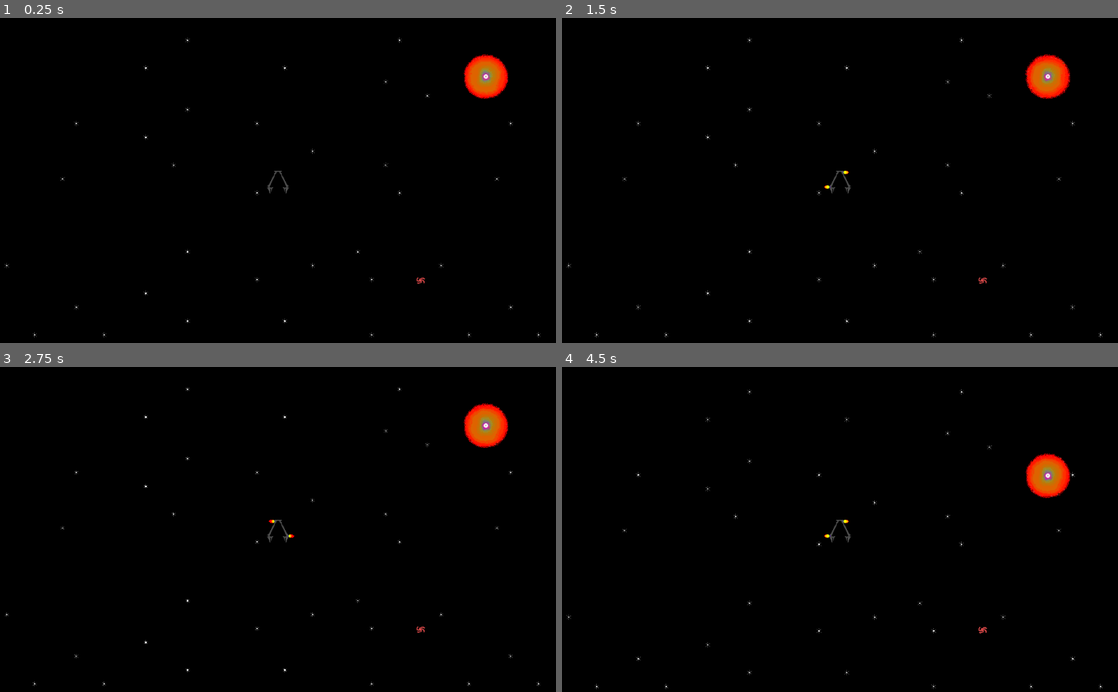
Above: before the commit, frames 1-4 (two rows, left to right).
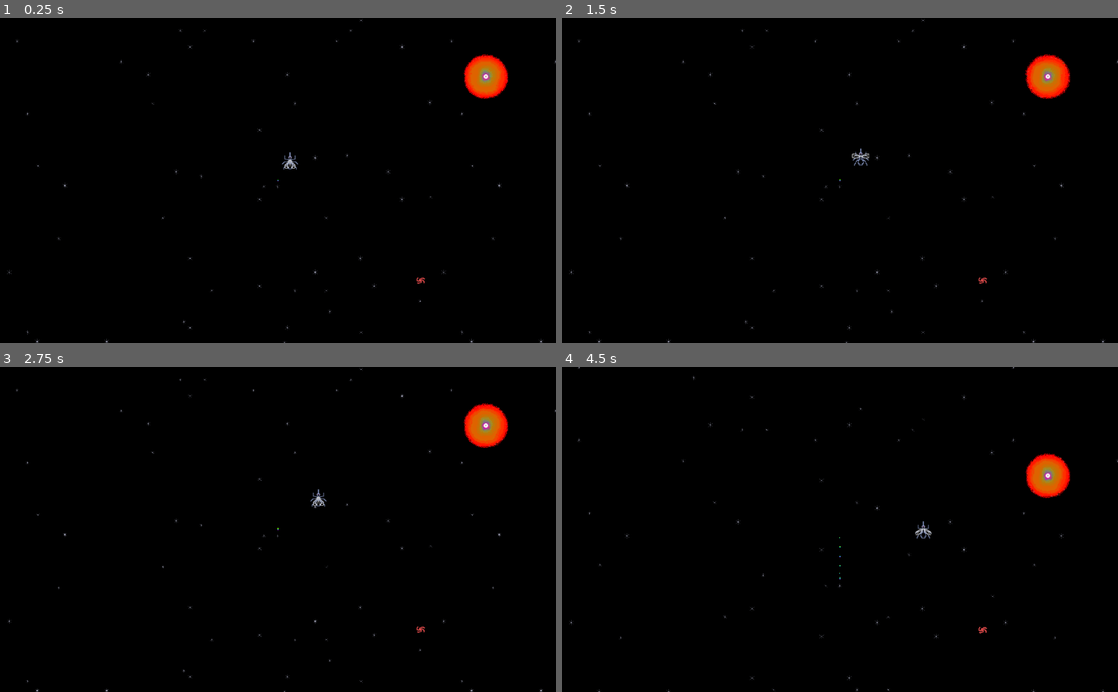
Above: after the commit, the same moments.

Repository: 8Mobius8/NuttySpace
Game: Godot game, scene res://Main.tscn
Two runs of this game, one before a commit and one after it. Both use one fixed random seed, a clock stepped at 60 frames per second and the inputs below.
Inputs:
- Up to frame 1 (0.25 s): no input
- Up to frame 2 (1.5 s): hold Right (ui_right) 0.53-1.28 s; hold Left (ui_left) from 1.28 s (still down)
- Up to frame 3 (2.75 s): release Left (ui_left) at 2.03 s; hold Right (ui_right) from 2.03 s (still down)
- Up to frame 4 (4.5 s): release Right (ui_right) at 2.78 s; hold Up (ui_up) 2.78-3.53 s; hold Left (ui_left) from 3.53 s (still down)

The runs differ from the first frame. In frame 1, 0.5% of the frame differs, in the area x 0-100%, y 0-100%; in frame 2, 0.5%; in frame 3, 0.5%; in frame 4, 0.5%.

Commit message:
Add new Engine and Miskito enemy

Diff:
--- /dev/null
+++ b/Engine.tscn
@@ -0,0 +1,34 @@
+[gd_scene load_steps=5 format=2]
+
+[ext_resource path="res://art/Engine.png" type="Texture" id=1]
+
+[sub_resource type="Gradient" id=1]
+offsets = PoolRealArray( 0, 0, 5.60519e-45, 9.20723e-41, 1.14855e-40, 4.59177e-40, 0.255034, 0.345638, 0.959732, 1, 2.42879e+32 )
+colors = PoolColorArray( 1, 0.74902, 0, 1, 0.501961, 1, 0, 1, 0, 1, 0.25098, 1, 0, 1, 1, 1, 0, 0.25098, 1, 1, 0.584314, 0, 1, 1, 1, 0, 0, 1, 0.727991, 0, 0.884787, 1, 0.828425, 0, 0.804251, 1, 1, 0, 0.666667, 1, 1, 1, 1, 1 )
+
+[sub_resource type="GradientTexture" id=2]
+gradient = SubResource( 1 )
+
+[sub_resource type="ParticlesMaterial" id=3]
+emission_shape = 1
+emission_sphere_radius = 1.0
+flag_disable_z = true
+spread = 180.0
+gravity = Vector3( 0, 0, 0 )
+initial_velocity = 100.0
+orbit_velocity = 0.0
+orbit_velocity_random = 0.0
+linear_accel = -1.0
+radial_accel = -1.0
+tangential_accel = -1.0
+color_ramp = SubResource( 2 )
+
+[node name="Engine" type="Node2D"]
+
+[node name="Sprite" type="Sprite" parent="."]
+texture = ExtResource( 1 )
+
+[node name="Particles2D" type="Particles2D" parent="."]
+amount = 100
+process_material = SubResource( 3 )
+texture = ExtResource( 1 )
--- a/Main.tscn
+++ b/Main.tscn
@@ -1,8 +1,9 @@
-[gd_scene load_steps=4 format=2]
+[gd_scene load_steps=5 format=2]
 
 [ext_resource path="res://Star.tscn" type="PackedScene" id=1]
 [ext_resource path="res://Ship.tscn" type="PackedScene" id=2]
 [ext_resource path="res://SpaceBackground.tscn" type="PackedScene" id=3]
+[ext_resource path="res://Miskito.tscn" type="PackedScene" id=4]
 
 [node name="Main" type="Node"]
 
@@ -14,3 +15,6 @@
 thruster_magnitude = 100
 
 [node name="SpaceBackground" parent="." instance=ExtResource( 3 )]
+
+[node name="Miskito" parent="." instance=ExtResource( 4 )]
+position = Vector2( 206.198, 456.29 )
--- /dev/null
+++ b/Miskito.tscn
@@ -0,0 +1,25 @@
+[gd_scene load_steps=6 format=2]
+
+[ext_resource path="res://art/enemy_miskito_idle0.png" type="Texture" id=1]
+[ext_resource path="res://art/enemy_miskito_idle1.png" type="Texture" id=2]
+[ext_resource path="res://art/enemy_miskito_idle2.png" type="Texture" id=3]
+[ext_resource path="res://art/enemy_miskito_idle3.png" type="Texture" id=4]
+
+[sub_resource type="SpriteFrames" id=1]
+animations = [ {
+"frames": [ ExtResource( 1 ), ExtResource( 2 ), ExtResource( 3 ), ExtResource( 4 ) ],
+"loop": true,
+"name": "idle",
+"speed": 5.0
+} ]
+
+[node name="Miskito" type="RigidBody2D"]
+
+[node name="AnimatedSprite" type="AnimatedSprite" parent="."]
+frames = SubResource( 1 )
+animation = "idle"
+frame = 1
+playing = true
+
+[node name="CollisionPolygon2D" type="CollisionPolygon2D" parent="."]
+polygon = PoolVector2Array( -0.0254059, -16.4912, 9.68742, -10.2333, 15.7498, -6.58283, 15.4238, 6.12858, 13.8594, 9.58347, 11.5126, 16.1673, -11.6938, 15.9718, -14.0405, 8.86642, -16.0613, 4.49891, -15.605, -6.51764, -9.67304, -9.97254 )
--- a/Ship.tscn
+++ b/Ship.tscn
@@ -38,6 +38,7 @@
 [ext_resource path="res://art/ship_forward3.png" type="Texture" id=36]
 [ext_resource path="res://art/ship_forward4.png" type="Texture" id=37]
 [ext_resource path="res://art/ship_forward5.png" type="Texture" id=38]
+[ext_resource path="res://art/player_bullet_0.png" type="Texture" id=39]
 
 [sub_resource type="SpriteFrames" id=1]
 animations = [ {
@@ -79,25 +80,51 @@
 
 [sub_resource type="ConvexPolygonShape2D" id=2]
 
+[sub_resource type="ParticlesMaterial" id=3]
+emission_shape = 4
+emission_point_count = 1
+flag_disable_z = true
+flatness = 0.45
+gravity = Vector3( 0, 0, 0 )
+orbit_velocity = 0.0
+orbit_velocity_random = 0.0
+linear_accel = 1.0
+scale = 0.25
+scale_random = 0.01
+
 [node name="Ship" type="RigidBody2D"]
+position = Vector2( -5.6545, 0 )
 collision_layer = 2
 collision_mask = 13
 contacts_reported = 1
 contact_monitor = true
 script = ExtResource( 1 )
+__meta__ = {
+"_edit_group_": true
+}
 thruster_magnitude = 250
 
 [node name="AnimatedSprite" type="AnimatedSprite" parent="."]
+visible = false
 frames = SubResource( 1 )
-animation = "rotateStart"
-frame = 5
+animation = "idle"
 
 [node name="CollisionShape2D" type="CollisionShape2D" parent="."]
+visible = false
 position = Vector2( -0.085691, 3.01547 )
 scale = Vector2( 3, 3.5 )
 shape = SubResource( 2 )
 
 [node name="Camera2D" type="Camera2D" parent="."]
+visible = false
 current = true
 drag_margin_h_enabled = false
 drag_margin_v_enabled = false
+
+[node name="Particles2D" type="Particles2D" parent="."]
+rotation = 1.5708
+lifetime = 2.0
+local_coords = false
+draw_order = 1
+process_material = SubResource( 3 )
+texture = ExtResource( 39 )
--- a/SpaceBackground.tscn
+++ b/SpaceBackground.tscn
@@ -6,11 +6,17 @@
 [sub_resource type="NoiseTexture" id=1]
 flags = 5
 
+[sub_resource type="Shader" id=3]
+
+[sub_resource type="ShaderMaterial" id=4]
+shader = SubResource( 3 )
+
 [sub_resource type="TileSet" id=2]
 0/name = "Twinkle.tres 0"
 0/texture = ExtResource( 1 )
 0/tex_offset = Vector2( 0, 0 )
-0/modulate = Color( 1, 1, 1, 1 )
+0/material = SubResource( 4 )
+0/modulate = Color( 0.556863, 0.560784, 0.635294, 1 )
 0/region = Rect2( 0, 0, 0, 0 )
 0/tile_mode = 0
 0/occluder_offset = Vector2( 0, 0 )
@@ -26,14 +32,24 @@
 z_index = -4
 texture = SubResource( 1 )
 
-[node name="Floaties" type="ParallaxLayer" parent="."]
-z_index = -1
+[node name="Dust" type="ParallaxLayer" parent="."]
+editor/display_folded = true
 motion_mirroring = Vector2( 800, 800 )
+
+[node name="TileMap2" type="TileMap" parent="Dust"]
+scale = Vector2( 0.075, 0.075 )
+tile_set = SubResource( 2 )
+cell_size = Vector2( 256, 256 )
+cell_custom_transform = Transform2D( 1, 1, 0, 1, 0, 0 )
+collision_layer = 0
+collision_mask = 0
+format = 1
+tile_data = PoolIntArray( 0, 0, 0, 19, 0, 0, 65564, 0, 0, 131073, 0, 0, 196624, 0, 0, 327706, 0, 0, 393253, 0, 0, 589877, 0, 0, 655419, 0, 0, 720896, 0, 0, 720940, 0, 0, 720954, 0, 0, 786439, 0, 0, 786447, 0, 0, 786458, 0, 0, 917540, 0, 0, 1179659, 0, 0, 1179687, 0, 0, 1245211, 0, 0, 1507344, 0, 0, 1572892, 0, 0, 1638402, 0, 0, 1703944, 0, 0, 1703987, 0, 0, 1769496, 0, 0, 1900558, 0, 0, 1900584, 0, 0, 2031646, 0, 0, 2359299, 0, 0, 2359307, 0, 0, 2359310, 0, 0, 2424855, 0, 0, 2490424, 0, 0, 2555946, 0, 0, 2621467, 0, 0, 2621499, 0, 0, 2686986, 0, 0, 3014695, 0, 0 )
 
 [node name="Twinkles" type="ParallaxLayer" parent="."]
 editor/display_folded = true
 z_index = -1
-motion_scale = Vector2( 0.05, 0.05 )
+motion_scale = Vector2( 0.025, 0.025 )
 motion_offset = Vector2( 150, 150 )
 motion_mirroring = Vector2( 800, 800 )
 
@@ -45,7 +61,7 @@
 collision_layer = 0
 collision_mask = 0
 format = 1
-tile_data = PoolIntArray( 0, 0, 0, 19, 0, 0, 65542, 0, 0, 65564, 0, 0, 131073, 0, 0, 131096, 0, 0, 196624, 0, 0, 262155, 0, 0, 327699, 0, 0, 327706, 0, 0, 393217, 0, 0, 393224, 0, 0, 393229, 0, 0, 524324, 0, 0, 589853, 0, 0, 655379, 0, 0, 720896, 0, 0, 720903, 0, 0, 720921, 0, 0, 786447, 0, 0, 917514, 0, 0, 1048579, 0, 0, 1048595, 0, 0, 1179664, 0, 0, 1179674, 0, 0, 1245186, 0, 0, 1310725, 0, 0, 1376275, 0, 0, 1441803, 0, 0, 1441816, 0, 0, 1507344, 0, 0, 1572892, 0, 0, 1638402, 0, 0, 1638418, 0, 0, 1703946, 0, 0, 1769475, 0, 0, 1769496, 0, 0 )
+tile_data = PoolIntArray( 0, 0, 0, 19, 0, 0, 65542, 0, 0, 65564, 0, 0, 131073, 0, 0, 131096, 0, 0, 327699, 0, 0, 327706, 0, 0, 393224, 0, 0, 393229, 0, 0, 524324, 0, 0, 589853, 0, 0, 720896, 0, 0, 720921, 0, 0, 786447, 0, 0, 1048579, 0, 0, 1048595, 0, 0, 1179664, 0, 0, 1179674, 0, 0, 1310725, 0, 0, 1441816, 0, 0, 1572892, 0, 0, 1638402, 0, 0, 1638418, 0, 0, 1703946, 0, 0, 1769475, 0, 0, 1769496, 0, 0 )
 
 [node name="Galaxies" type="ParallaxLayer" parent="."]
 editor/display_folded = true
Not shown: 1 places in Ship.tscn that only renumber resources
Not shown: 1 places in SpaceBackground.tscn that only renumber resources
Binary file added: art/Engine.png
Not shown, added: art/Engine.png.import
Binary file added: art/Space_Dust.png
Not shown, added: art/Space_Dust.png.import
Binary file added: art/enemy_miskito_idle0.png
Not shown, added: art/enemy_miskito_idle0.png.import
Binary file added: art/enemy_miskito_idle1.png
Not shown, added: art/enemy_miskito_idle1.png.import
Binary file added: art/enemy_miskito_idle2.png
Not shown, added: art/enemy_miskito_idle2.png.import
(and 5 more such lines)
